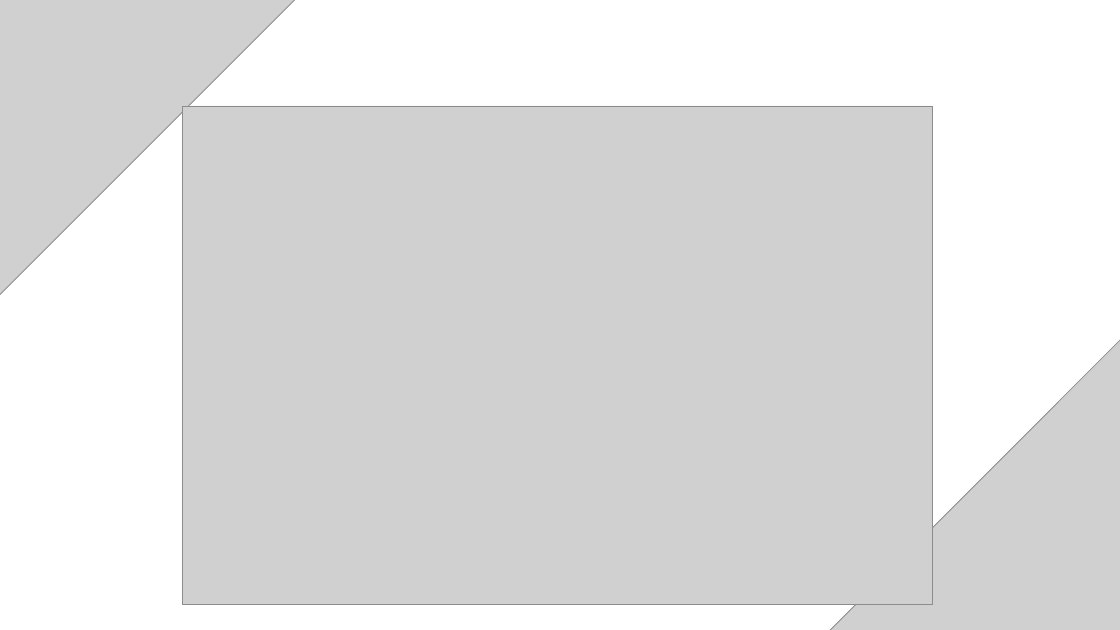
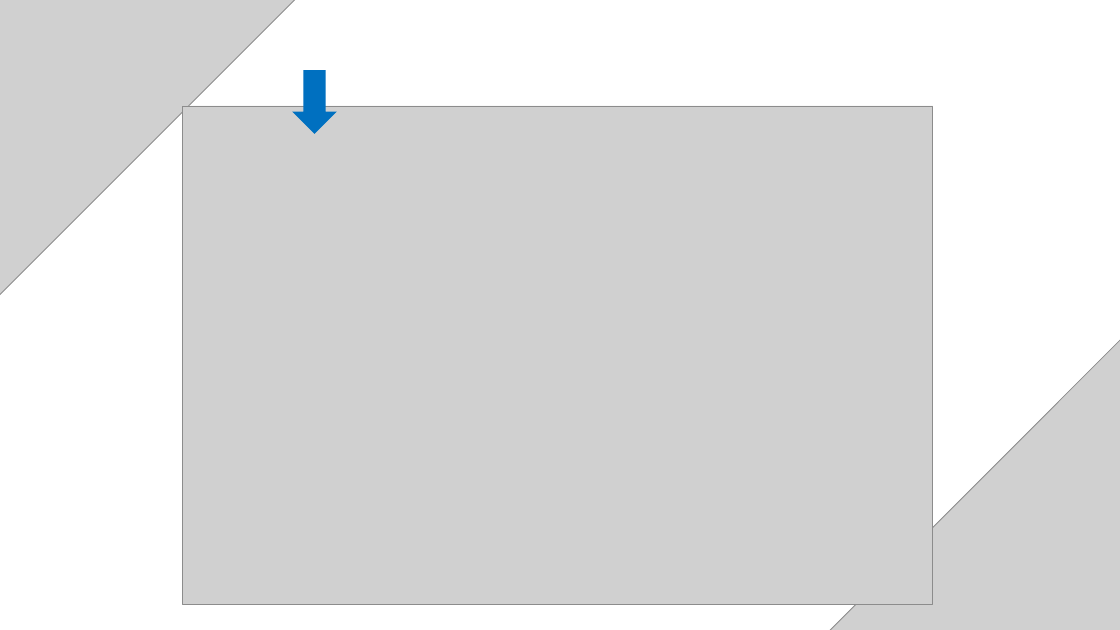
Before and after one commit to hossain-shahriar/OSHA-2021-Data-Analytics, a slide deck: slide 5 of Nutrien.pptx. Drawn at 1120x630 pixels with LibreOffice and Linux fonts; fonts in the diff are those of the drawing; grey boxes stand for pictures. Boxes give left, top, right and bottom in pixels: in the first picture for what was removed or moved away, otherwise in the second. Text is boxed around its words. In the diff, an @@ line names an element or a change of style, - is before the commit and + after.

```diff
--- a/Nutrien.pptx
+++ b/Nutrien.pptx
@@ down arrow added at <box>292,70,337,134</box>, fill #0070C0 @@
```
Also in this commit, not shown: 6 other slides changed, 2 slides added, 1 slide removed, 1 other file.
